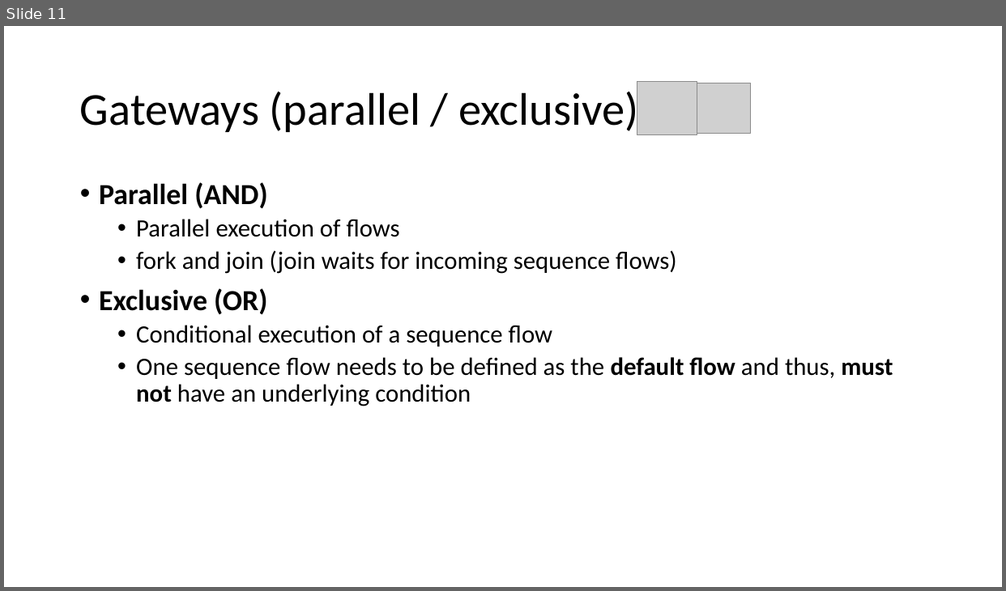
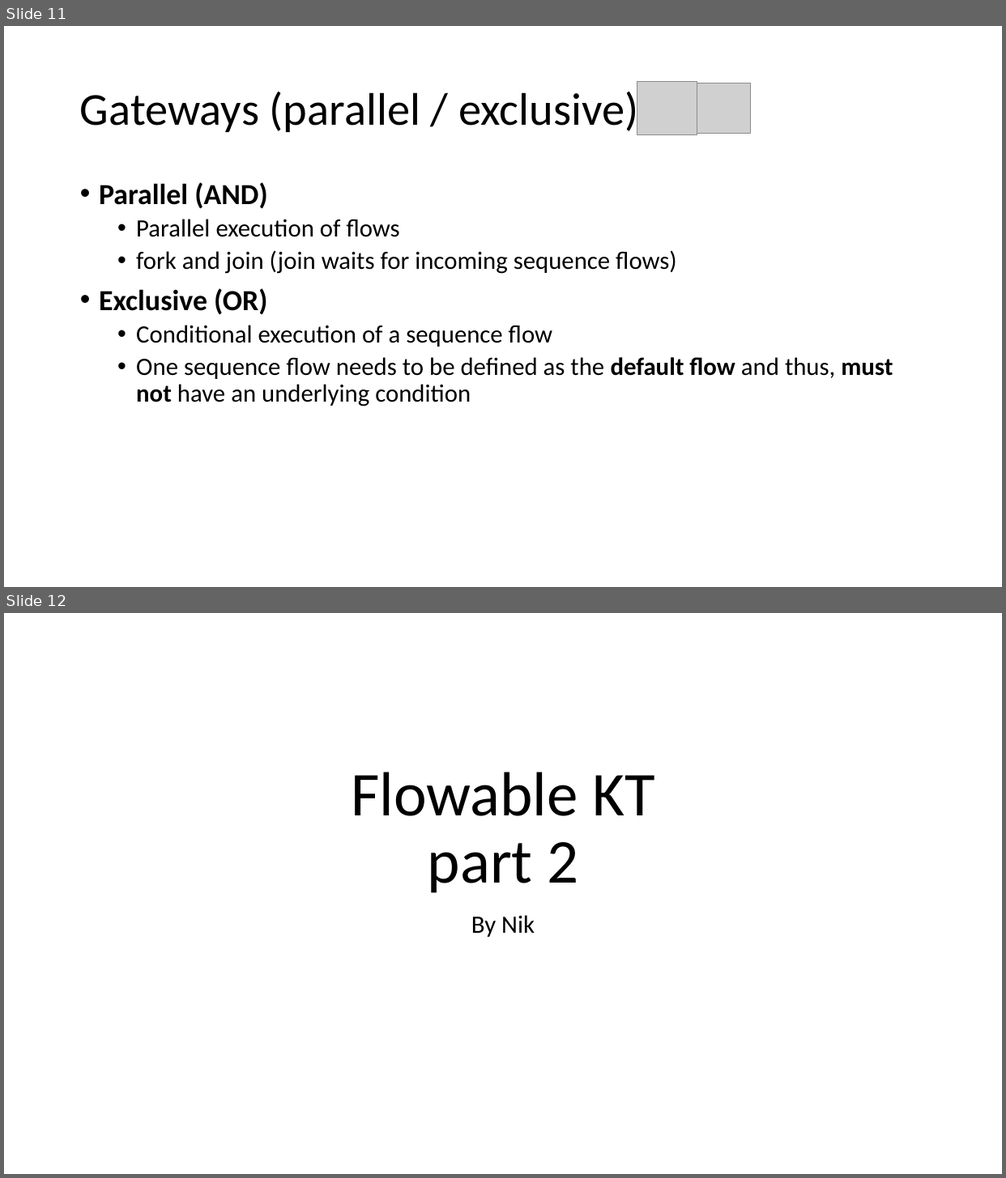
Before and after one commit to nkilchenmann/niks-flowable-demo, a slide deck: flowable-demo/src/main/resources/devsupport/Flowable_Demo.pptx. Shown one above the other, each under a label of ours: slide 11 before the commit, slides 11 and 12 after it. The pictures are 1006x591 and 1006x1178 pixels, drawn with LibreOffice and Linux fonts; fonts in the diff are those of the drawing; grey boxes stand for pictures. Boxes give left, top, right and bottom in pixels: in the first picture for what was removed or moved away, otherwise in the second. Text is boxed around its words. In the diff, an @@ line names an element or a change of style, - is before the commit and + after.

```diff
--- a/flowable-demo/src/main/resources/devsupport/Flowable_Demo.pptx
+++ b/flowable-demo/src/main/resources/devsupport/Flowable_Demo.pptx
@@ slide 12 added at (4, 613, 1002, 1174), background #FFFFFF @@
@@ title added at (351, 772, 654, 893), 60 pt, text #000000 @@
+Flowable KT
+part 2
@@ subtitle added at (471, 915, 535, 937), 24 pt, text #000000 @@
+By Nik
```
Also in this commit, not shown: 4 slides changed, 5 other slides added.
